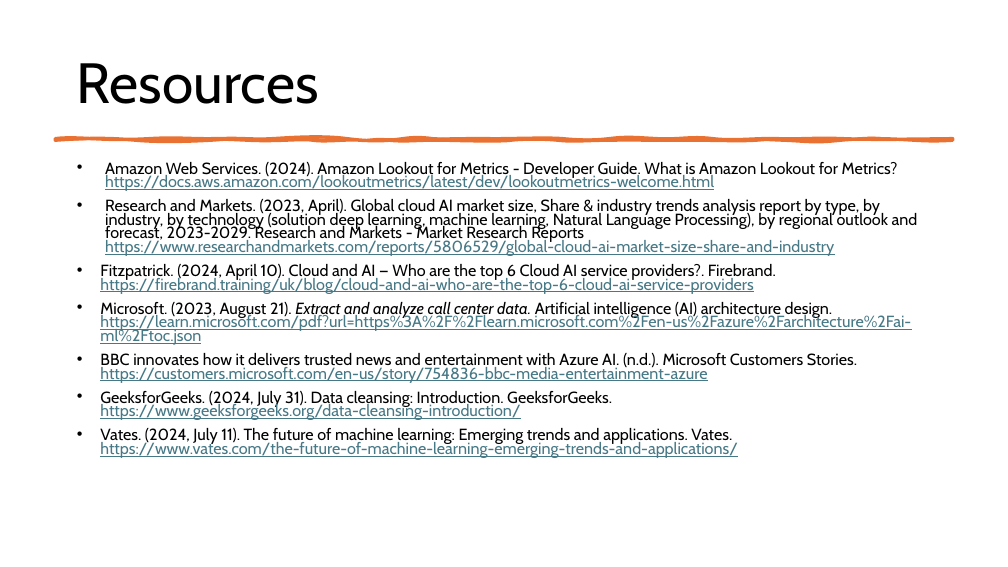
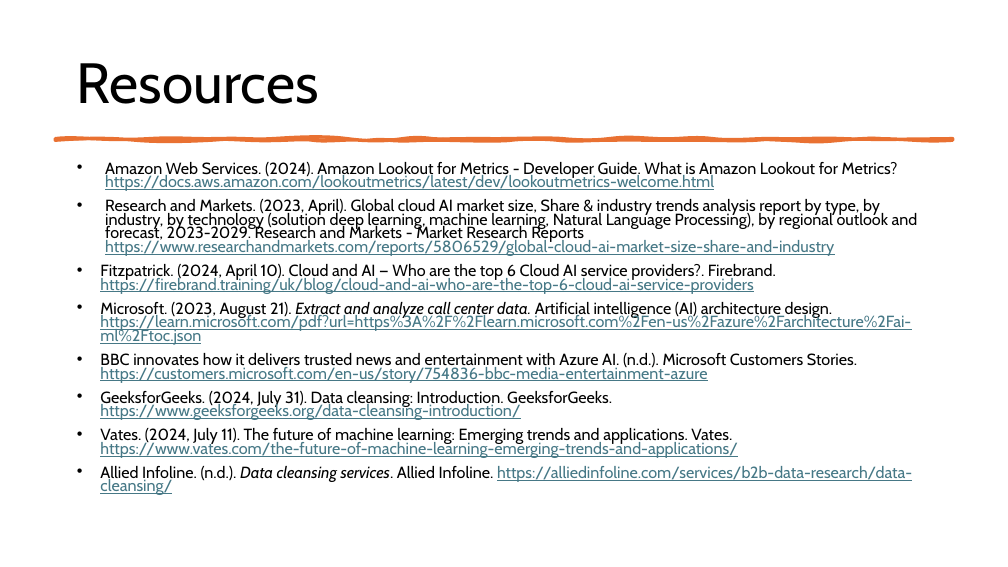
Before and after one commit to Elikariuki/CST8912-Group2_013, a slide deck: slide 10 of 2ndPresentation_group2_CST_8912.pptx (slide 11 before the commit). Drawn at 1008x567 pixels with LibreOffice and Linux fonts; fonts in the diff are those of the drawing. Boxes give left, top, right and bottom in pixels: in the first picture for what was removed or moved away, otherwise in the second. Text is boxed around its words. In the diff, an @@ line names an element or a change of style, - is before the commit and + after.

```diff
--- a/2ndPresentation_group2_CST_8912.pptx
+++ b/2ndPresentation_group2_CST_8912.pptx
@@ text at [100,466,912,495]: paragraph added @@
+• Allied Infoline. (n.d.). Data cleansing services. Allied Infoline. https://alliedinfoline.com/services/b2b-data-research/data-cleansing/
```
Also in this commit, not shown: 4 other slides changed, 1 slide removed, 1 other file.
